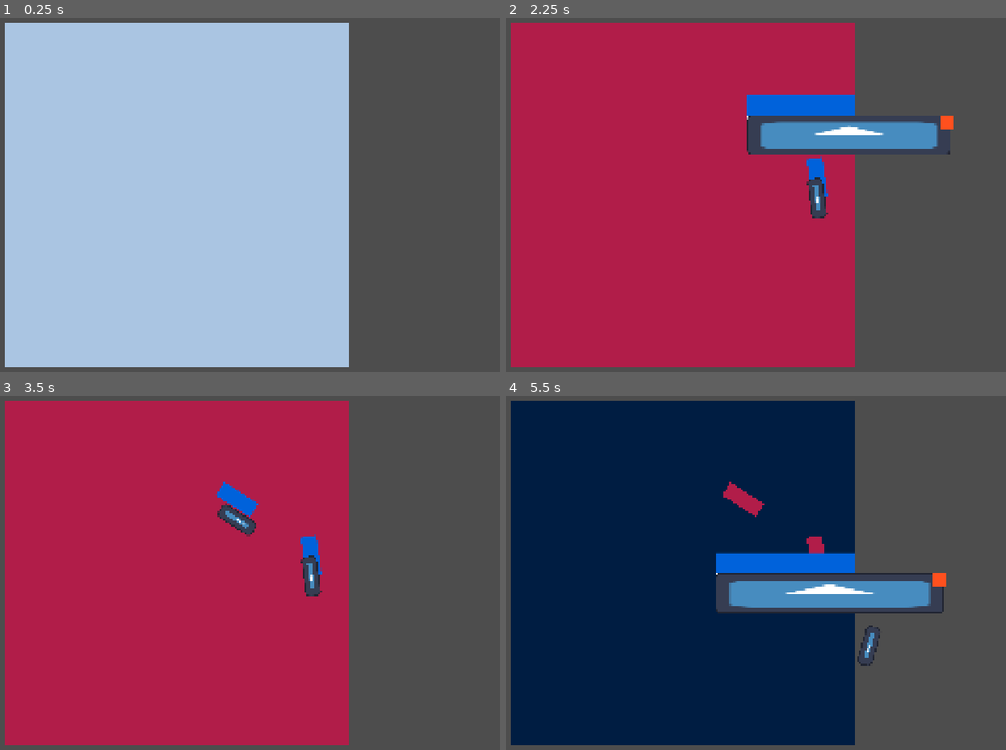
Above: before the commit, frames 1-4 (two rows, left to right).
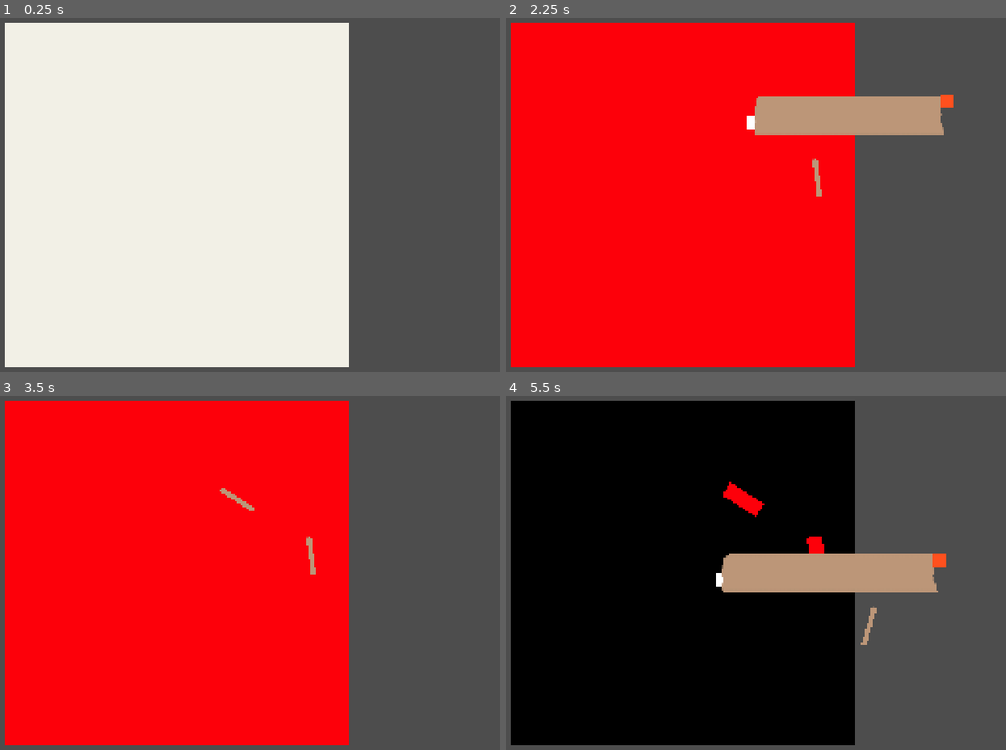
Above: after the commit, the same moments.

Repository: peterho2022/GGJ26TeamG
Game: Godot game, scene res://MuryanTest/main.tscn
The game is run twice, just before and just after one commit, with the same random seed, the same clock (stepped at 60 frames per second) and the same inputs. The engine's default icon, where the game draws it, is replaced by a stand-in: a white triangle on a blue panel in a dark square.
Inputs (mouse positions are in pixels of both pictures, inside the frame that each line leads up to):
- Up to frame 1 (0.25 s): no input
- Up to frame 2 (2.25 s): tap Enter (commit_color) at 0.5 s; move the mouse to (826, 177) at 0.52 s; hold Enter (commit_color) 0.53-1.25 s; click (826, 177) at 0.67 s; tap Space (ui_select) at 0.77, 2 s; drag from (556, 212) to (651, 269) at 1.27 s; move the mouse to (746, 113) at 2.02 s; tap T at 2.1 s; click (746, 113) at 2.17 s
- Up to frame 3 (3.5 s): drag from (145, 647) to (outside the picture) at 2.77 s
- Up to frame 4 (5.5 s): tap Enter (commit_color) at 3.5 s; move the mouse to (876, 626) at 3.52 s; tap 1 at 3.6 s; click (876, 626) at 3.67 s; tap Space (ui_select) at 3.77, 5 s; drag from (outside the picture) to (586, 480) at 4.27 s; move the mouse to (716, 573) at 5.02 s; tap 3 at 5.1 s; click (716, 573) at 5.17 s

The runs differ from the first frame. In frame 1, 67% of the frame differs, in the area x 0-70%, y 1-99%; in frame 2, 70%; in frame 3, 67%; in frame 4, 70%, in the area x 0-89%, y 1-99%.

Commit message:
貼膠帶第一版

Diff:
--- a/MuryanTest/canvas.gd
+++ b/MuryanTest/canvas.gd
@@ -47,6 +47,7 @@
 @export var current_color_array: Array[Color]
 
 var current_end_local: Vector2
+var current_dir := Vector2.ZERO
 
 func _ready() -> void:
 	_mask_vp = get_node(mask_vp_path) as SubViewport
@@ -108,7 +109,7 @@
 		dir = Vector2.RIGHT
 	else:
 		dir = dir.normalized()
-
+	current_dir = dir
 	# 長度在 min~max 間來回變動（sin 波）
 	var s := 0.5 + 0.5 * sin(_t * TAU * length_cycles_per_sec)  # 0..1
 	var length := lerpf(min_len_px, max_len_px, s)
--- a/MuryanTest/main.tscn
+++ b/MuryanTest/main.tscn
@@ -6,6 +6,7 @@
 [ext_resource type="Texture2D" uid="uid://dq5blwln0330g" path="res://icon.svg" id="4_pal21"]
 [ext_resource type="Script" uid="uid://cxrp1hy81eila" path="res://MuryanTest/decoration.gd" id="5_1aae8"]
 [ext_resource type="PackedScene" uid="uid://cp5dicwhyq2it" path="res://PutTapeOnTest/ShowHandTap.tscn" id="6_b0lwq"]
+[ext_resource type="Texture2D" uid="uid://cdoucm8stvkgd" path="res://Assets/tape-new.png" id="7_b0lwq"]
 
 [sub_resource type="ShaderMaterial" id="ShaderMaterial_0xm2m"]
 shader = ExtResource("1_ig7tw")
@@ -16,7 +17,7 @@
 
 [node name="Canvas" type="Node2D" parent="." unique_id=1034967132]
 script = ExtResource("1_0xm2m")
-tape_color = Color(0, 0.38311875, 0.8565164, 1)
+tape_color = Color(0, 0.38431373, 0.85490197, 0)
 paper_bg_path = NodePath("PaperBackground")
 tape_width_px = 120.0
 mask_vp_path = NodePath("../MaskVP")
@@ -44,8 +45,10 @@
 tape_manager = NodePath("ShowHandTape")
 canvas = NodePath("../Canvas")
 
-[node name="ShowHandTape" parent="Decoration" unique_id=2059386105 instance=ExtResource("6_b0lwq")]
+[node name="ShowHandTape" parent="Decoration" unique_id=2059386105 node_paths=PackedStringArray("canvas") instance=ExtResource("6_b0lwq")]
 z_index = 4096
+tape_texture = ExtResource("7_b0lwq")
+canvas = NodePath("../../Canvas")
 
 [node name="MaskVP" type="SubViewport" parent="." unique_id=853540378]
 size = Vector2i(1024, 1024)
--- a/PutTapeOnTest/show_hand_tap.gd
+++ b/PutTapeOnTest/show_hand_tap.gd
@@ -2,7 +2,7 @@
 
 
 @export var tape_texture: Texture2D  # 在編輯器中拖入你的膠帶貼圖
-
+@export var canvas: Node2D
 
 @onready var hand_start = $HandStart
 @onready var hand_end: ColorRect = %HandEnd
@@ -32,7 +32,11 @@
 	current_tape.pivot_offset = Vector2(0, tape_height / 2.0)
 
 	# 放置位置
-	current_tape.position = pos
+	var rot = current_tape.rotation
+	var right = Vector2(cos(rot), sin(rot))
+	var up = Vector2(-sin(rot), cos(rot))
+
+	current_tape.position = get_global_mouse_position() - up * tape_height / 2
 	add_child(current_tape)
 	hand_anchor = Control.new()
 	current_tape.add_child(hand_anchor)
@@ -49,6 +53,10 @@
 		var angle = current_tape.position.angle_to_point(target_pos)
 		current_tape.rotation = angle
 
+	#if GameManager.dir.length() > 0.01:
+		#current_tape.rotation = GameManager.dir.angle()
+	if canvas.current_dir.length() > 0.01:
+		current_tape.rotation = canvas.current_dir.angle()
 
 # 3. 選擇長度：固定方向，僅拉伸長度
 func set_length(target_pos: Vector2):
